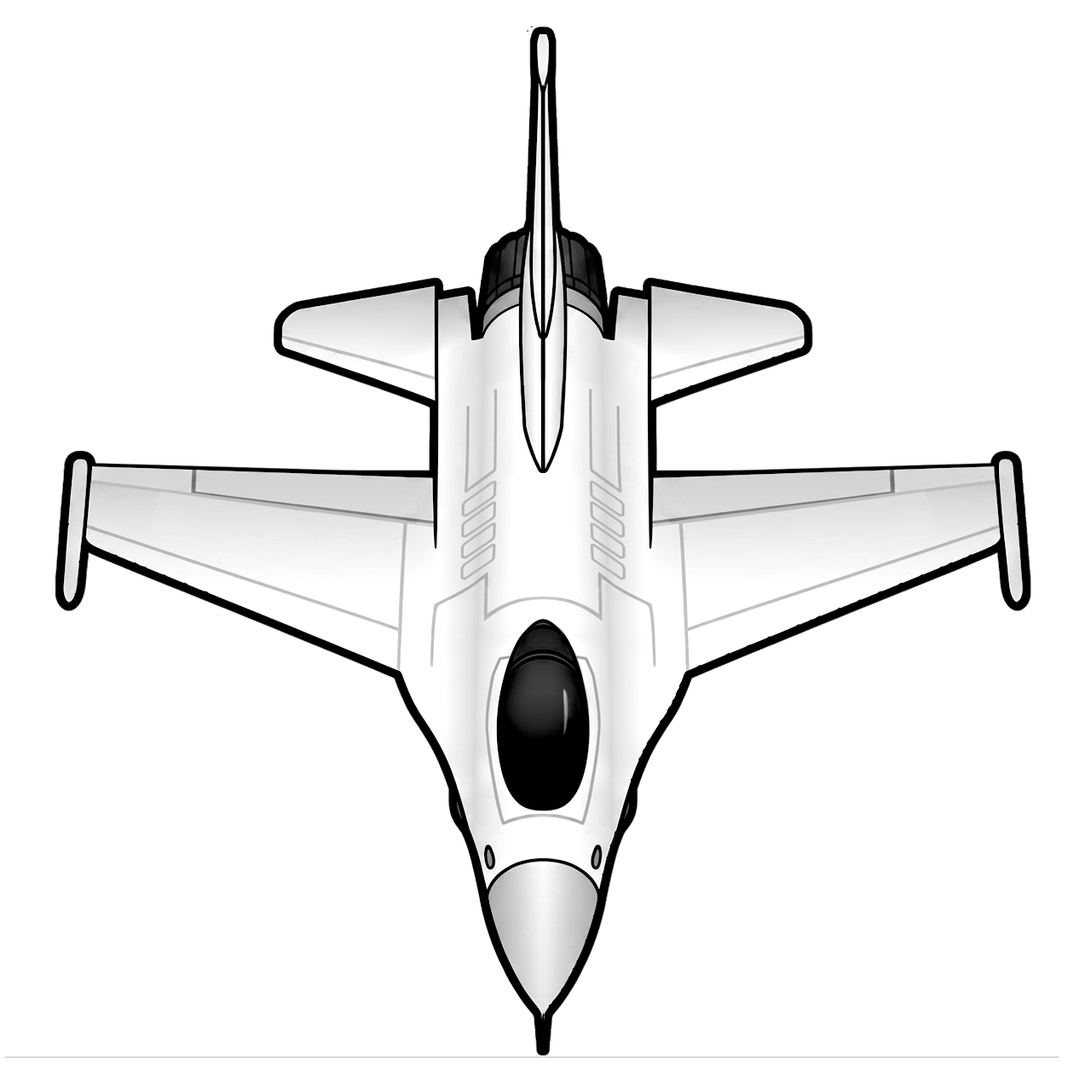
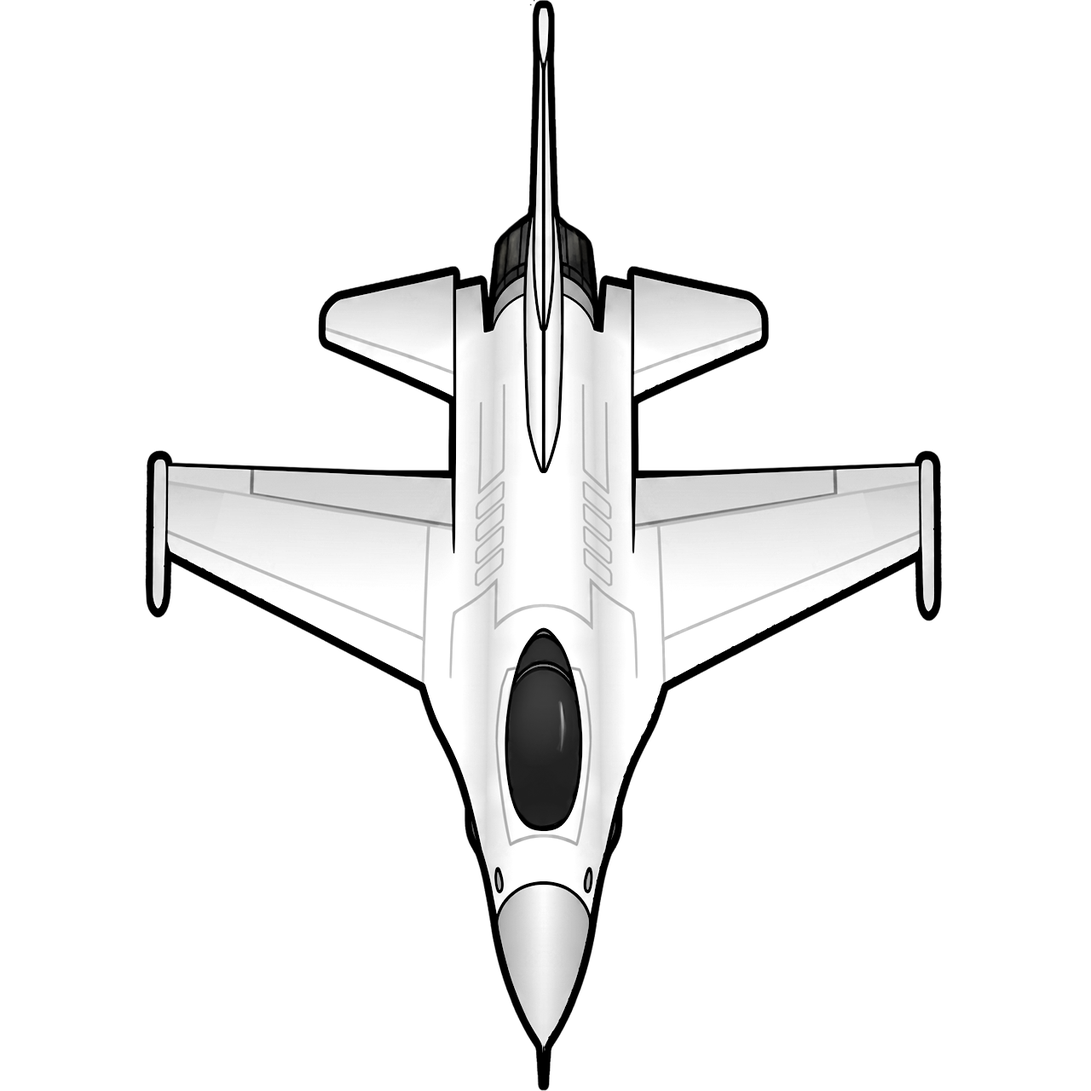
Layer changes from the first 1091×1091 image to the second:
removed layer "Layer 7" (was 42%) over [503, 619, 591, 770]
added layer "Layer 10" (58%) above "Layer 9" over [496, 221, 590, 828]
added layer "Layer 9" above "Layer 8" over [142, 0, 943, 1091]
hid "Layer 8" over [4, 25, 1060, 1059]
